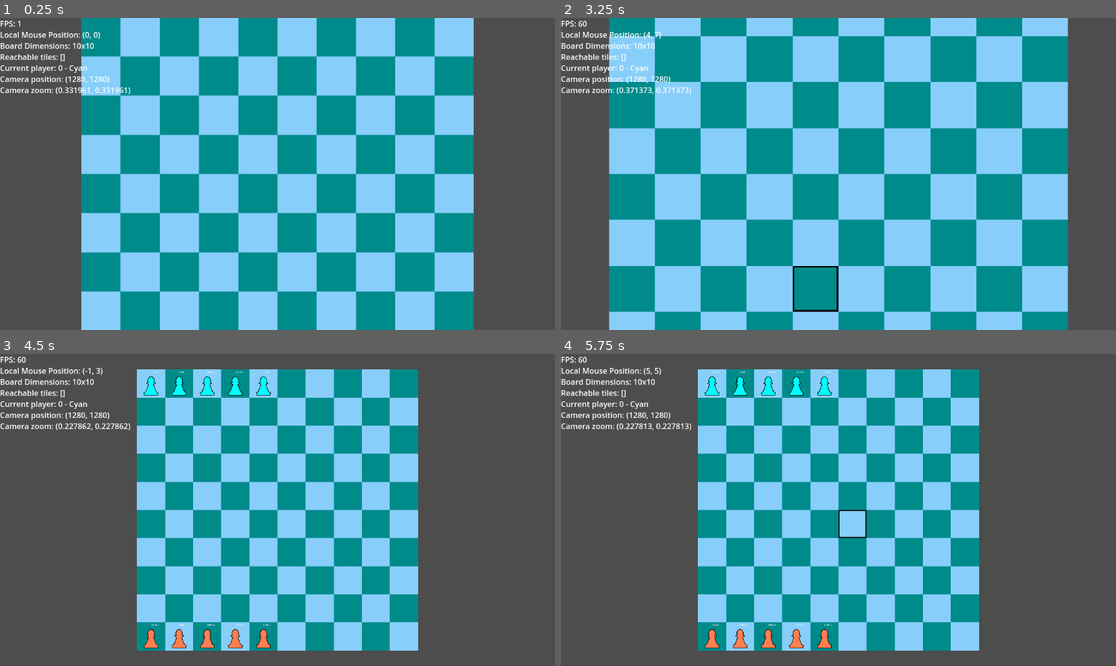
Above: before the commit, frames 1-4 (two rows, left to right).
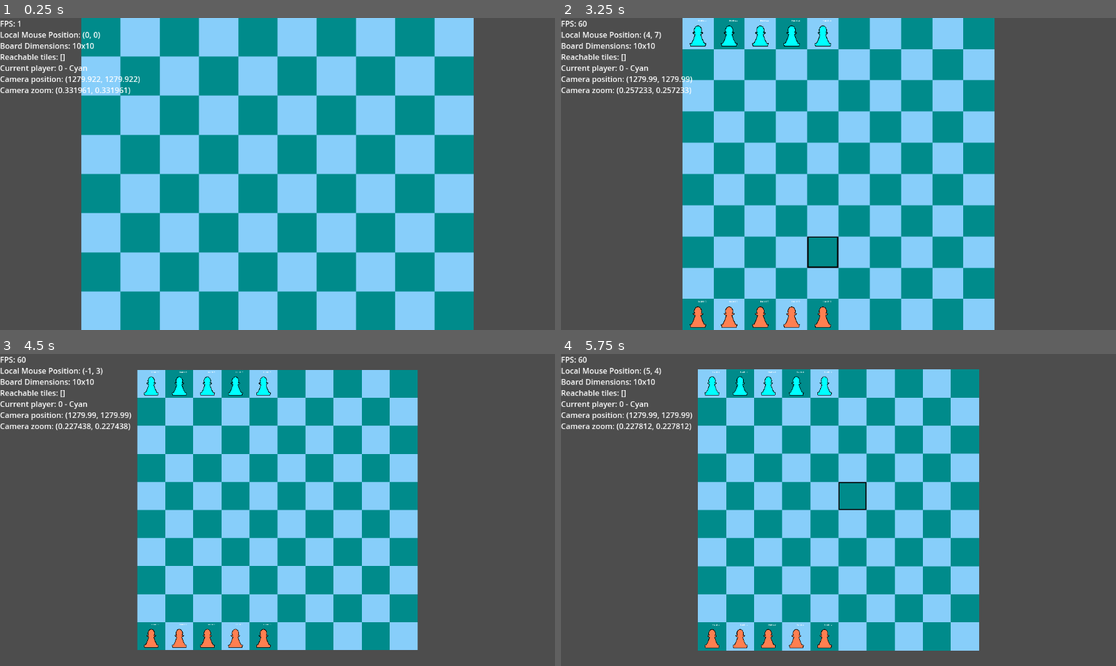
Above: after the commit, the same moments.

Repository: Tom3s/fantasy-chess
Game: Godot game, scene res://PieceScripts/Pawn/Main.tscn
Same seed, same stepped clock (60 frames per second), same inputs: the game is played once before the commit and once after it. The project has no main scene, so this scene is started directly.
Inputs (mouse positions are in pixels of both pictures, inside the frame that each line leads up to):
- Up to frame 1 (0.25 s): no input
- Up to frame 2 (3.25 s): tap Enter at 0.5, 2.75 s; move the mouse to (727, 120) at 0.52 s; hold Space (centerCamera, bound only after the commit) 0.53-1.28 s; click (727, 120) at 0.67 s; move the mouse to (727, 189) at 1.27 s; tap Middle mouse button (moveCamera) at 1.35 s; click (727, 189) at 1.42 s; tap Space (centerCamera, bound only after the commit) at 1.55, 2, 2.3, 3.05 s; move the mouse to (894, 105) at 2.02 s; press the mouse at (894, 105) at 2.03 s; move the mouse to (810, 236) at 2.77 s; release the mouse at (810, 236) at 2.78 s; tap Mouse wheel up (zoomCameraIn) at 2.85 s; click (810, 236) at 2.92 s
- Up to frame 3 (4.5 s): move the mouse to (444, 556) at 3.52 s; hold Mouse wheel down (zoomCameraOut) 3.53-4.28 s; click (444, 556) at 3.67 s; tap Space (centerCamera, bound only after the commit) at 3.8, 4.35 s; move the mouse to (111, 463) at 4.27 s; click (111, 463) at 4.42 s
- Up to frame 4 (5.75 s): tap Space (centerCamera, bound only after the commit) at 5 s; move the mouse to (866, 510) at 5.02 s; hold Space (centerCamera, bound only after the commit) from 5.03 s (still down); click (866, 510) at 5.17 s

The runs differ from the first frame. In frame 1, 0.1% of the frame differs, in the area x 13-26%, y 18-21%; in frame 2, 55%, in the area x 8-92%, y 0-100%; in frame 3, 1.3%; in frame 4, 0.3%.

Commit message:
Added camera centering with hotkey

Diff:
--- a/Camera2D.gd
+++ b/Camera2D.gd
@@ -3,6 +3,7 @@
 class_name Camera
 
 var _targetZoom: float = 0.35
+var _targetCenter: Vector2 = Vector2.ZERO
 
 @export_range(0.05, 0.2, 0.05)
 var MIN_ZOOM: float = 0.15
@@ -10,6 +11,7 @@
 var MAX_ZOOM: float = 3.0
 const ZOOM_INCREMENT: float = 0.15
 const ZOOM_RATE: float = 8.0
+const CENTER_RATE: float = 30.0
 
 var isCentered: bool = false
 
@@ -17,12 +19,15 @@
 func _ready():
 	if !isCentered:
 		centerCamera()
-		isCentered = true
 
 
 # Called every frame. 'delta' is the elapsed time since the previous frame.
 func _process(delta):
 	zoom = lerp(zoom, _targetZoom * Vector2.ONE, ZOOM_RATE * delta)
+	if !isCentered and !is_equal_approx(position.x, _targetCenter.x):
+		position = lerp(position, _targetCenter, CENTER_RATE * delta)
+	else:
+		isCentered = true
 
 func _unhandled_input(event: InputEvent) -> void:
 	if event is InputEventMouseMotion:
@@ -46,7 +51,8 @@
 	position = newPosition
 
 func centerCamera() -> void:
-	position = Vector2(GlobalVariables.BOARD_WIDTH * GlobalVariables.GRID_SIZE / 2.0, GlobalVariables.BOARD_HEIGHT * GlobalVariables.GRID_SIZE / 2.0)
+	isCentered = false
+	_targetCenter = Vector2(GlobalVariables.BOARD_WIDTH * GlobalVariables.GRID_SIZE / 2.0, GlobalVariables.BOARD_HEIGHT * GlobalVariables.GRID_SIZE / 2.0)
 	# zoom = GlobalVariables.GRID_SIZE * GlobalVariables.BOARD_HEIGHT / (get_viewport_rect().size.y * 1.1) * Vector2.ONE
 	_targetZoom = (get_viewport_rect().size.y * 0.9) / (GlobalVariables.GRID_SIZE * GlobalVariables.BOARD_HEIGHT)
 
--- a/InputHandler.gd
+++ b/InputHandler.gd
@@ -7,6 +7,7 @@
 # listen for mouse clicks
 signal mouseClickedAt(position: Vector2i)
 signal mouseMovedTo(position: Vector2i)
+signal centerCameraPressed()
 
 # func _ready():
 # 	# listen for mouse clicks
@@ -23,6 +24,10 @@
 		if event.is_action_pressed("selectTile"):
 			mouseClickedAt.emit(localMousePosition)
 
+	if event is InputEventKey:
+		if event.is_action_pressed("centerCamera"):
+			centerCameraPressed.emit()
+
 func convertGlobalMousePositionToLocal(globalPosition: Vector2) -> Vector2i:
 
 	var localX := floori(globalPosition.x / GlobalVariables.GRID_SIZE)
--- a/Observer.gd
+++ b/Observer.gd
@@ -39,6 +39,7 @@
 func connectSignals():
 	inputHandler.mouseClickedAt.connect(onInputHandler_mouseClickedAt)
 	inputHandler.mouseMovedTo.connect(onInputHandler_mouseMoved)
+	inputHandler.centerCameraPressed.connect(onInputHandler_centerCameraPressed)
 	for player in players:
 		player.pieceSelected.connect(onPlayer_pieceSelected)
 		player.pieceMoved.connect(onPlayer_pieceMoved)
@@ -104,6 +105,6 @@
 	print("Observer: turn ended")
 	gameController.nextPlayer()
 
-# func onBoard_readyToChangeCamera():
-# 	print("Observer: ready to change camera")
-# 	camera.centerCamera()
+func onInputHandler_centerCameraPressed():
+	print("Observer: center camera pressed")
+	camera.centerCamera()
--- a/project.godot
+++ b/project.godot
@@ -41,3 +41,8 @@
 "events": [Object(InputEventMouseButton,"resource_local_to_scene":false,"resource_name":"","device":-1,"window_id":0,"a …(236 unchanged characters)…
 ]
 }
+centerCamera={
+"deadzone": 0.5,
+"events": [Object(InputEventKey,"resource_local_to_scene":false,"resource_name":"","device":0,"window_id":0,"alt_pressed":false,"shift_pressed":false,"ctrl_pressed":false,"meta_pressed":false,"pressed":false,"keycode":0,"physical_keycode":32,"key_label":0,"unicode":0,"echo":false,"script":null)
+]
+}
